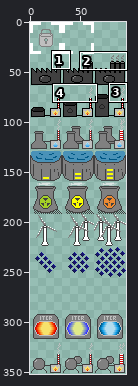
A sprite sheet gets an edit: web_src/assets/sprites/factories/factories.png. The picture above shows the old version from afar; the outline marks the close-up.
Close-up. As it was:
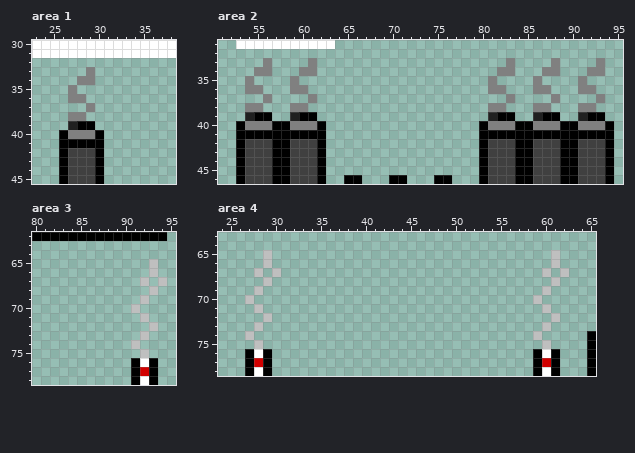
The file is 96x352 pixels. Colours within 5 levels of each other are drawn and written as one. Shown: area 1: x 23..38, y 30..45; area 2: x 51..95, y 31..46; area 3: x 80..95, y 62..78; area 4: x 24..65, y 63..78. The commit also changed other parts of the picture, which this record leaves out.
The result:
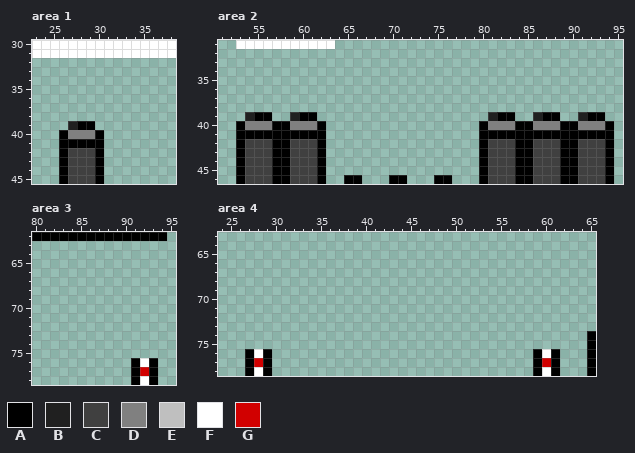
Palette (. is transparent): A #000000  B #202020  C #404040  D #808080  E #bfbfbf  F #ffffff  G #d10000
Changes in this commit:
--- area 1
@@ x 25..31 @@
 32 .......
-33 ....D..
-34 ...DD..
-35 ..D....
-36 ..DD...
-37 ....D..
-38 ..DD...
+33 .......
+34 .......
+35 .......
+36 .......
+37 .......
+38 .......
 39 ..BAA..
--- area 2
@@ x 51..95 @@
 32 .............................................
-33 .....D....D.....................D....D....D..
-34 ....DD...DD....................DD...DD...DD..
-35 ...D....D.....................D....D....D....
-36 ...DD...DD....................DD...DD...DD...
-37 .....D....D.....................D....D....D..
-38 ...DD...DD....................DD...DD...DD...
+33 .............................................
+34 .............................................
+35 .............................................
+36 .............................................
+37 .............................................
+38 .............................................
 39 ...BAA..BAA...................BAA..BAA..BAA..
--- area 3
@@ x 89..95 @@
 64 .......
-65 ....E..
-66 ....E..
-67 ...E.E.
-68 ....E..
-69 ...E...
-70 ..E....
-71 ...E...
-72 ....E..
-73 ...E...
-74 ..E....
-75 ...E...
+65 .......
+66 .......
+67 .......
+68 .......
+69 .......
+70 .......
+71 .......
+72 .......
+73 .......
+74 .......
+75 .......
 76 ..AFA..
--- area 4
@@ x 24..65 @@
 64 ..........................................
-65 .....E...............................E....
-66 .....E...............................E....
-67 ....E.E.............................E.E...
-68 .....E...............................E....
-69 ....E...............................E.....
-70 ...E...............................E......
-71 ....E...............................E.....
-72 .....E...............................E....
-73 ....E...............................E.....
-74 ...E...............................E.....A
-75 ....E...............................E....A
+65 ..........................................
+66 ..........................................
+67 ..........................................
+68 ..........................................
+69 ..........................................
+70 ..........................................
+71 ..........................................
+72 ..........................................
+73 ..........................................
+74 .........................................A
+75 .........................................A
 76 ...AFA.............................AFA...A
Boxes around the changes in both close-ups, in picture pixels (x1, y1, x2, y2):
erased: (68, 67, 95, 121)
erased: (245, 58, 317, 112)
erased: (488, 58, 605, 112)
erased: (131, 259, 167, 358)
erased: (245, 250, 281, 349)
erased: (533, 250, 569, 349)
